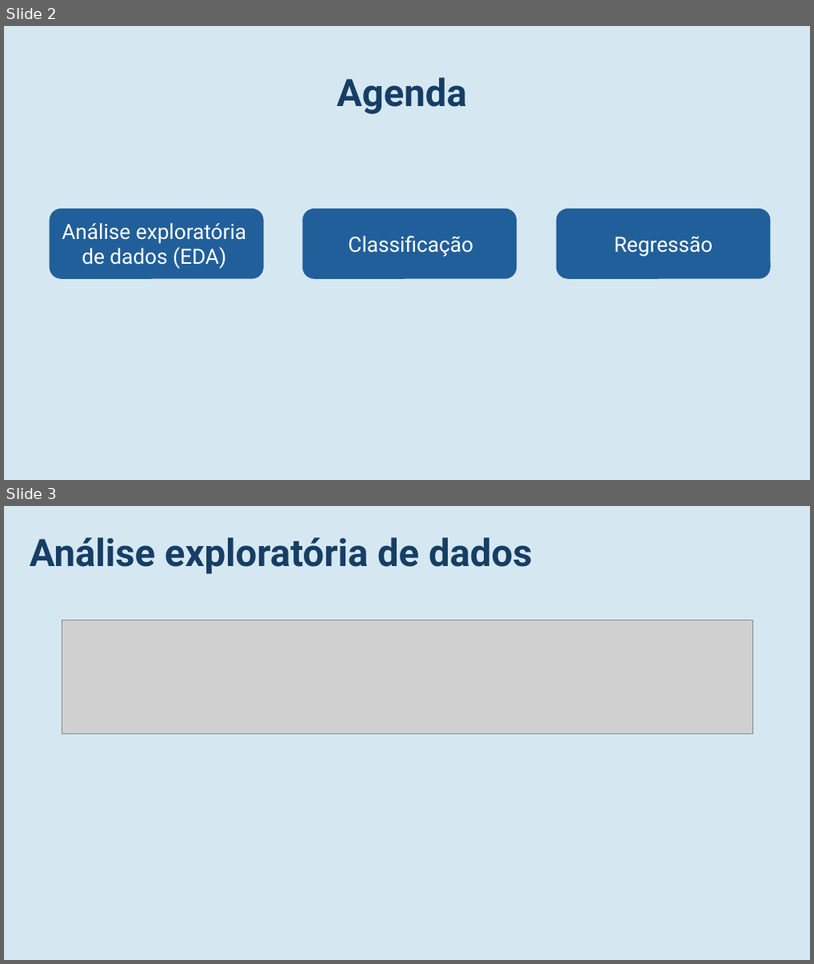
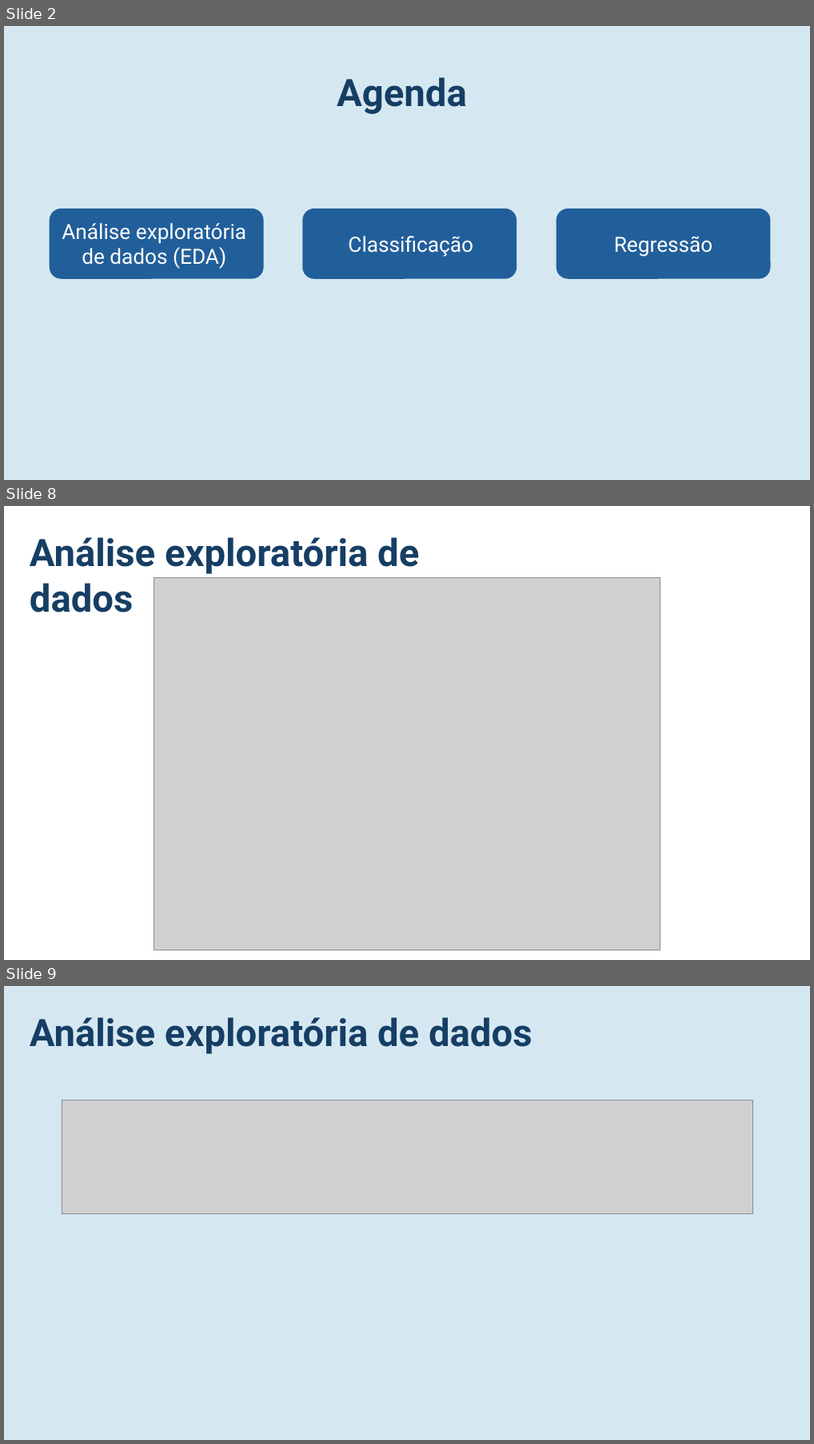
Before and after one commit to miguelamoreira/wineNotebook, a slide deck: apresentacao.pptx. Shown one above the other, each under a label of ours: slides 2 and 3 before the commit, slides 2, 8 and 9 after it; the slides between them are not shown. The pictures are 814x964 and 814x1444 pixels, drawn with LibreOffice and Linux fonts; fonts in the diff are those of the drawing; grey boxes stand for pictures. Boxes give left, top, right and bottom in pixels: in the first picture for what was removed or moved away, otherwise in the second. Text is boxed around its words. In the diff, an @@ line names an element or a change of style, - is before the commit and + after.

```diff
--- a/apresentacao.pptx
+++ b/apresentacao.pptx
@@ slide 8 added at bbox=[4, 506, 810, 960], background #FFFFFF @@
@@ text added at bbox=[30, 537, 419, 612], 45 pt, text #163E64, bold @@
+Análise exploratória de dados
@@ picture added at bbox=[154, 577, 661, 949] @@
@@ what was slide 3 is now slide 9 @@
```
Also in this commit, not shown: 1 slide changed, 5 other slides added, 1 slide removed, 1 other file.
